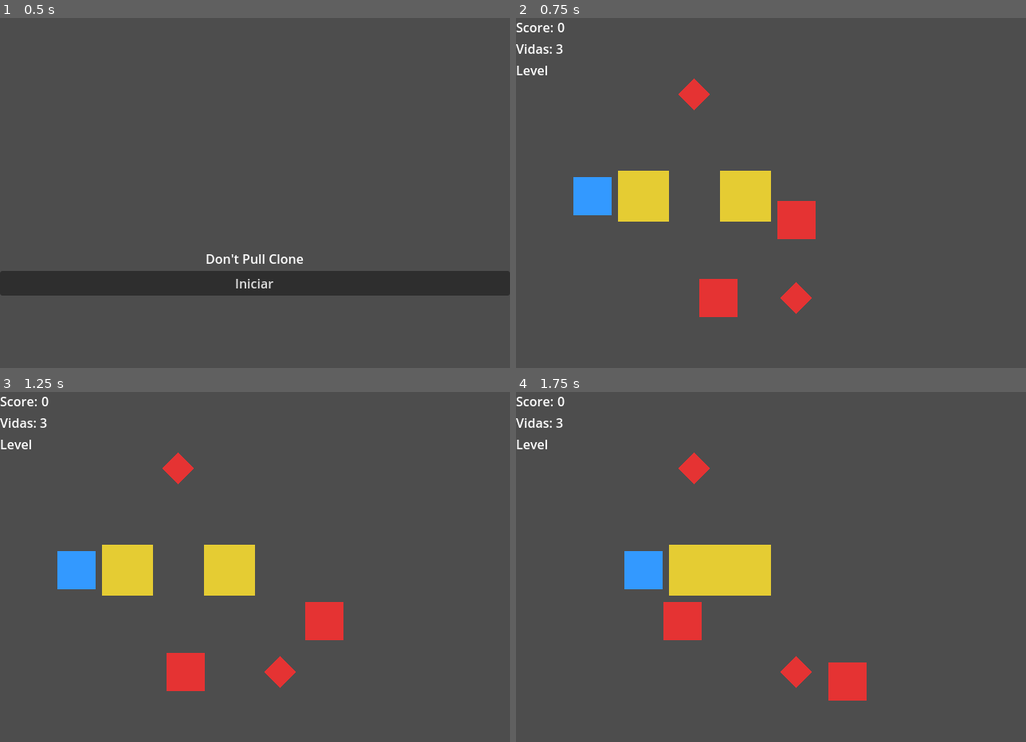
Above: before the commit, frames 1-4 (two rows, left to right).
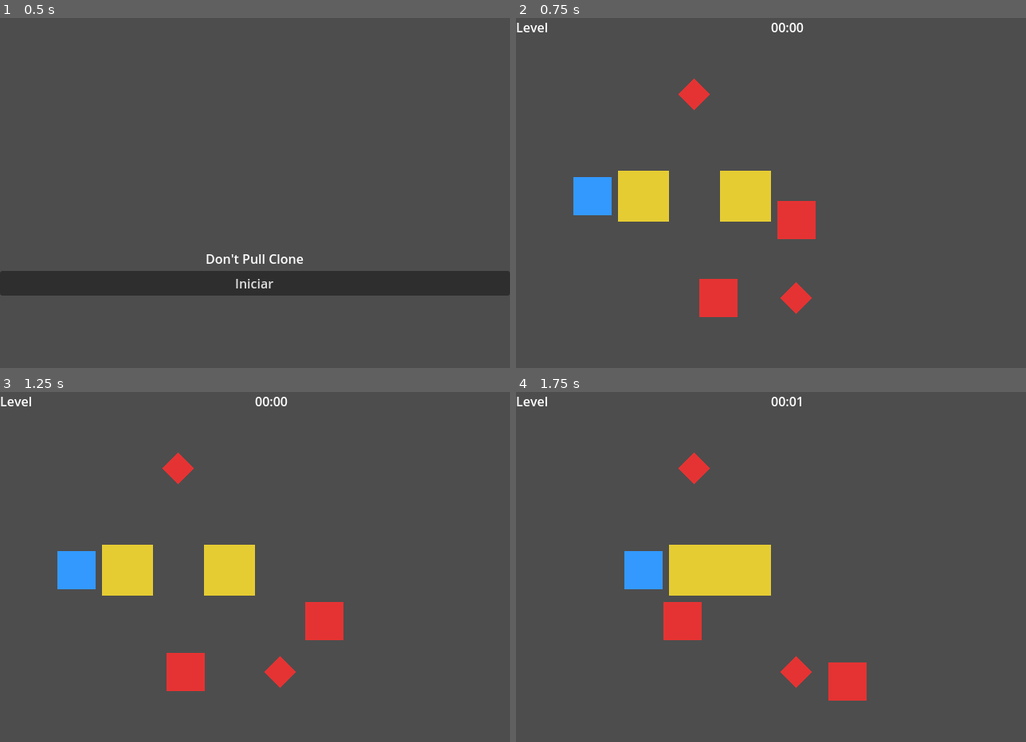
Above: after the commit, the same moments.

Repository: Luizzavala/godot-dontpull
Game: Godot game, scene res://scenes/core/MainMenu.tscn
Two runs of this game, one before a commit and one after it. Both use one fixed random seed, a clock stepped at 60 frames per second and the inputs below.
Inputs:
- Up to frame 1 (0.5 s): no input
- Up to frame 2 (0.75 s): click "Iniciar" at 0.5 s
- Up to frame 3 (1.25 s): no input
- Up to frame 4 (1.75 s): hold Right (ui_right) from 1.28 s (still down)

Frame 1 is identical in both runs. In frame 2, 0.4% of the frame differs, in the area x 0-57%, y 1-17%; in frame 3, 0.4%; in frame 4, 0.4%.

Commit message:
Reposition HUD and add level timer

Diff:
--- a/scenes/core/HUD.tscn
+++ b/scenes/core/HUD.tscn
@@ -6,35 +6,57 @@
 script = ExtResource("1")
 layer = 1
 
-[node name="MarginContainer" type="MarginContainer" parent="."]
+[node name="Root" type="Control" parent="."]
 anchor_right = 1.0
 anchor_bottom = 1.0
+
+[node name="LevelValue" type="Label" parent="Root"]
+unique_name_in_owner = true
 margin_left = 16.0
 margin_top = 16.0
+text = "Nivel"
+vertical_alignment = 1
+
+[node name="ScoreContainer" type="HBoxContainer" parent="Root"]
+anchor_left = 1.0
+anchor_right = 1.0
+margin_left = -220.0
+margin_top = 16.0
 margin_right = -16.0
-margin_bottom = -16.0
+alignment = 2
 
-[node name="VBoxContainer" type="VBoxContainer" parent="MarginContainer"]
-custom_minimum_size = Vector2(0, 120)
-
-[node name="ScoreRow" type="HBoxContainer" parent="MarginContainer/VBoxContainer"]
-
-[node name="ScoreTitle" type="Label" parent="MarginContainer/VBoxContainer/ScoreRow"]
+[node name="ScoreTitle" type="Label" parent="Root/ScoreContainer"]
 text = "Score:"
 
-[node name="ScoreLabel" type="Label" parent="MarginContainer/VBoxContainer/ScoreRow"]
+[node name="ScoreValue" type="Label" parent="Root/ScoreContainer"]
 unique_name_in_owner = true
 text = "0"
 
-[node name="LivesRow" type="HBoxContainer" parent="MarginContainer/VBoxContainer"]
+[node name="TimerLabel" type="Label" parent="Root"]
+unique_name_in_owner = true
+anchor_left = 0.5
+anchor_right = 0.5
+margin_left = -80.0
+margin_top = 16.0
+margin_right = 80.0
+horizontal_alignment = 1
+text = "00:00"
+vertical_alignment = 1
 
-[node name="LivesTitle" type="Label" parent="MarginContainer/VBoxContainer/LivesRow"]
+[node name="LivesContainer" type="HBoxContainer" parent="Root"]
+anchor_left = 0.5
+anchor_top = 1.0
+anchor_right = 0.5
+anchor_bottom = 1.0
+margin_left = -120.0
+margin_top = -48.0
+margin_right = 120.0
+margin_bottom = -16.0
+alignment = 1
+
+[node name="LivesTitle" type="Label" parent="Root/LivesContainer"]
 text = "Vidas:"
 
-[node name="LivesLabel" type="Label" parent="MarginContainer/VBoxContainer/LivesRow"]
+[node name="LivesValue" type="Label" parent="Root/LivesContainer"]
 unique_name_in_owner = true
 text = "3"
-
-[node name="LevelLabel" type="Label" parent="MarginContainer/VBoxContainer"]
-unique_name_in_owner = true
-text = "Nivel"
--- a/scripts/core/HUD.gd
+++ b/scripts/core/HUD.gd
@@ -1,20 +1,37 @@
-## HUD gestiona la visualización del score, vidas y nombre del nivel mediante señales.
+## HUD gestiona la visualización del score, vidas, nivel y temporizador del nivel.
 extends CanvasLayer
 class_name HUD
 
 signal score_updated(new_score: int)
 signal lives_updated(new_lives: int)
 
-@onready var score_label: Label = %ScoreLabel
-@onready var lives_label: Label = %LivesLabel
-@onready var level_label: Label = %LevelLabel
+@onready var score_label: Label = %ScoreValue
+@onready var lives_label: Label = %LivesValue
+@onready var level_label: Label = %LevelValue
+@onready var timer_label: Label = %TimerLabel
+
+var _is_timer_running := false
+var _elapsed_time := 0.0
+
 
 func _ready() -> void:
     """Conecta el HUD al GameManager y muestra valores iniciales."""
+    set_process(true)
+    timer_label.text = _format_time(0.0)
     GameManager.score_changed.connect(_on_score_changed)
     GameManager.lives_changed.connect(_on_lives_changed)
     GameManager.level_started.connect(_on_level_started)
+    GameManager.game_over.connect(_on_game_over)
     GameManager.register_hud(self)
+
+
+func _process(delta: float) -> void:
+    """Actualiza el temporizador cuando el nivel está activo."""
+    if not _is_timer_running:
+        return
+
+    _elapsed_time += delta
+    timer_label.text = _format_time(_elapsed_time)
 
 
 func _on_score_changed(value: int) -> void:
@@ -30,5 +47,21 @@
 
 
 func _on_level_started(level_name: String) -> void:
-    """Muestra el nombre del nivel activo."""
+    """Muestra el nombre del nivel activo y reinicia el temporizador."""
     level_label.text = level_name
+    _elapsed_time = 0.0
+    timer_label.text = _format_time(_elapsed_time)
+    _is_timer_running = true
+
+
+func _on_game_over() -> void:
+    """Detiene el temporizador cuando el juego termina."""
+    _is_timer_running = false
+
+
+func _format_time(time_seconds: float) -> String:
+    """Convierte segundos en formato MM:SS."""
+    var total_seconds: int = int(time_seconds)
+    var minutes := total_seconds / 60
+    var seconds := total_seconds % 60
+    return "%02d:%02d" % [minutes, seconds]
--- /dev/null
+++ b/tests/integration/sandbox_hud.gd
@@ -0,0 +1,8 @@
+## SandboxHUD permite visualizar la reubicación del HUD y el temporizador.
+extends Node2D
+
+func _ready() -> void:
+    """Inicializa valores de ejemplo para visualizar el HUD."""
+    GameManager.add_score(100)
+    GameManager.set_lives(5)
+    GameManager.level_started.emit("Sandbox HUD")
--- /dev/null
+++ b/tests/integration/sandbox_hud.tscn
@@ -0,0 +1,9 @@
+[gd_scene load_steps=2 format=3]
+
+[ext_resource type="PackedScene" path="res://scenes/core/HUD.tscn" id="1"]
+[ext_resource type="Script" path="res://tests/integration/sandbox_hud.gd" id="2"]
+
+[node name="HUDSandbox" type="Node2D"]
+script = ExtResource("2")
+
+[node name="HUD" parent="." instance=ExtResource("1")]
--- /dev/null
+++ b/tests/unit/test_hud.gd
@@ -0,0 +1,76 @@
+## TestHUD verifica que el HUD actualiza sus elementos visuales y el temporizador.
+extends Node
+
+const HUDScene: PackedScene = preload("res://scenes/core/HUD.tscn")
+
+class GameManagerStub:
+    extends Node
+    signal score_changed(new_score: int)
+    signal lives_changed(new_lives: int)
+    signal level_started(level_name: String)
+    signal game_over()
+    var registered_hud: HUD
+
+    func register_hud(hud: HUD) -> void:
+        registered_hud = hud
+
+
+func run_tests() -> Array:
+    """Ejecuta los tests asociados al HUD."""
+    return [
+        await _test_score_and_lives_update_labels(),
+        await _test_level_timer_formats_and_stops(),
+    ]
+
+
+func _test_score_and_lives_update_labels() -> Dictionary:
+    var original_game_manager := GameManager
+    var stub := GameManagerStub.new()
+    GameManager = stub
+    add_child(stub)
+    var hud: HUD = HUDScene.instantiate()
+    add_child(hud)
+    await get_tree().process_frame
+    stub.score_changed.emit(450)
+    stub.lives_changed.emit(2)
+    var score_label: Label = hud.get_node("Root/ScoreContainer/ScoreValue")
+    var lives_label: Label = hud.get_node("Root/LivesContainer/LivesValue")
+    var result := {
+        "name": "HUD refleja las actualizaciones de score y vidas",
+        "passed": score_label.text == "450" and lives_label.text == "2" and stub.registered_hud == hud,
+    }
+    hud.queue_free()
+    stub.queue_free()
+    GameManager = original_game_manager
+    return result
+
+
+func _test_level_timer_formats_and_stops() -> Dictionary:
+    var original_game_manager := GameManager
+    var stub := GameManagerStub.new()
+    GameManager = stub
+    add_child(stub)
+    var hud: HUD = HUDScene.instantiate()
+    add_child(hud)
+    await get_tree().process_frame
+    var level_label: Label = hud.get_node("Root/LevelValue")
+    var timer_label: Label = hud.get_node("Root/TimerLabel")
+    var initial_timer_text := timer_label.text
+    stub.level_started.emit("Nivel 1")
+    hud._process(65.2)
+    var running_timer_text := timer_label.text
+    var running_level_name := level_label.text
+    stub.game_over.emit()
+    hud._process(1.0)
+    var stopped_timer_text := timer_label.text
+    var result := {
+        "name": "HUD reinicia el temporizador por nivel y lo detiene en Game Over",
+        "passed": initial_timer_text == "00:00"
+            and running_level_name == "Nivel 1"
+            and running_timer_text == "01:05"
+            and stopped_timer_text == "01:05",
+    }
+    hud.queue_free()
+    stub.queue_free()
+    GameManager = original_game_manager
+    return result
Not shown, changed: README.md
